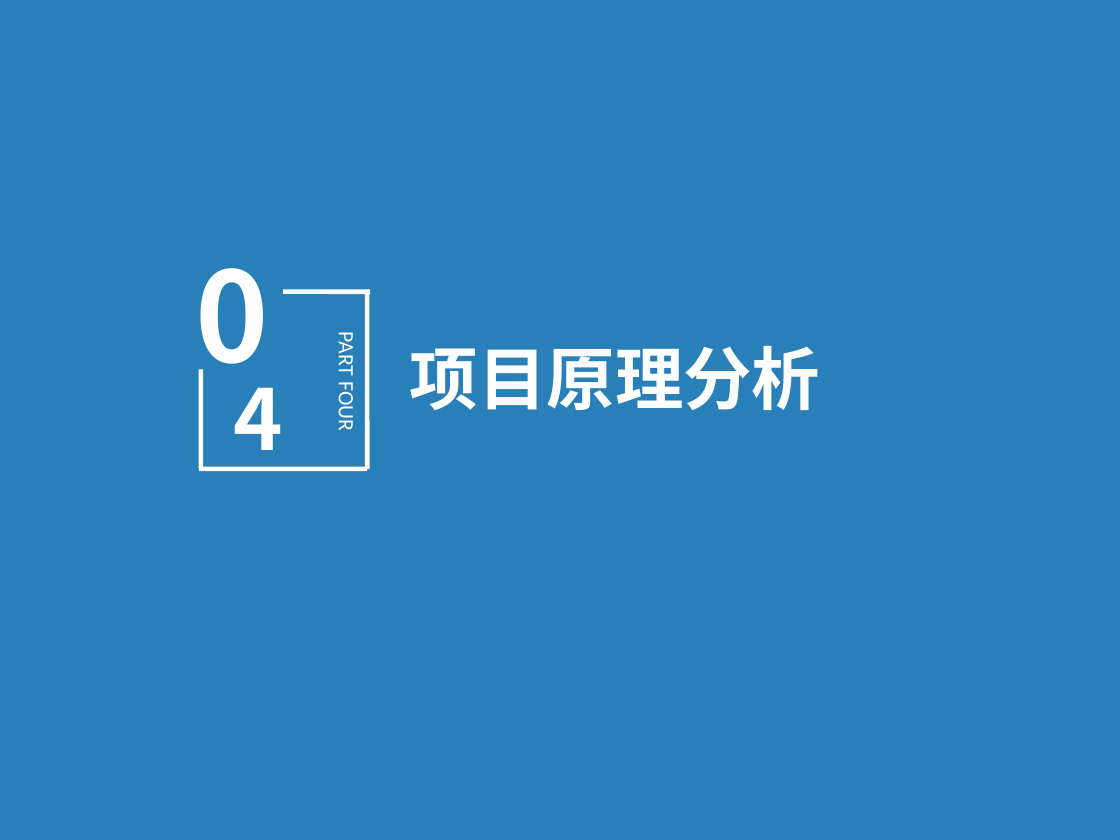
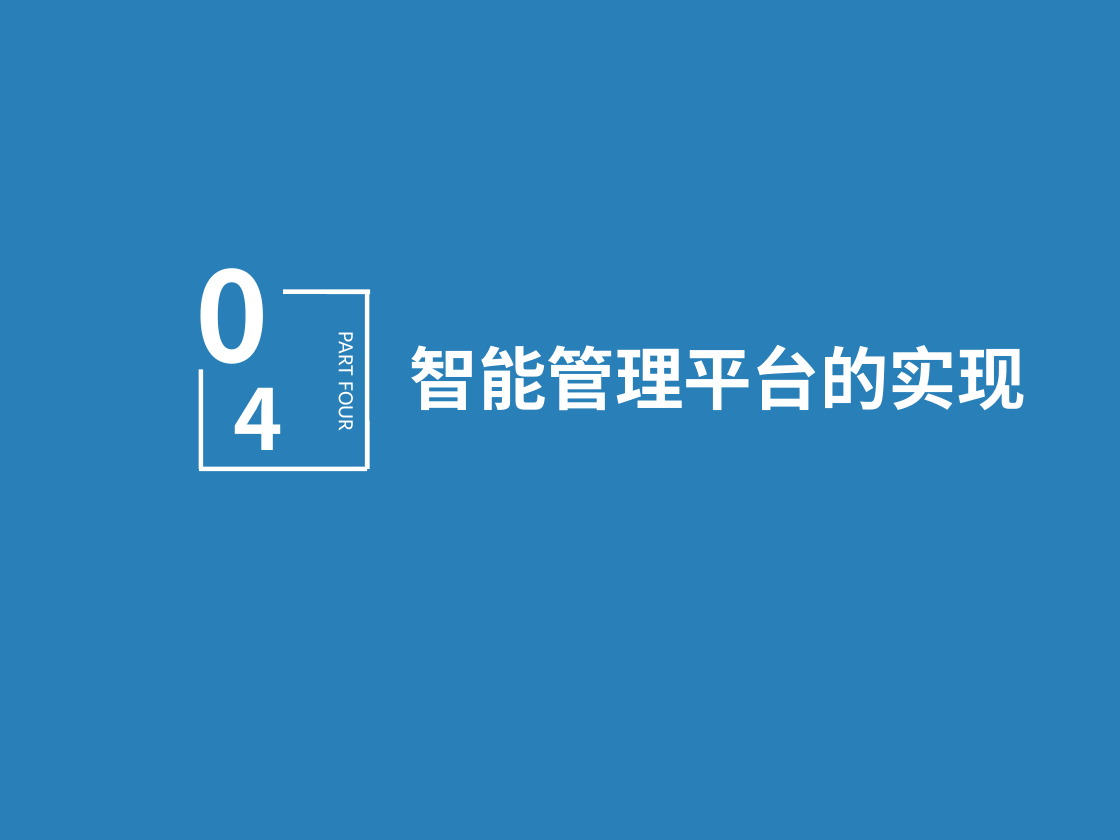
Before and after one commit to ky4910/KimThesis, a slide deck: slide 16 of 答辩_0610_JY.ppt. Drawn at 1120x840 pixels with LibreOffice and Linux fonts; fonts in the diff are those of the drawing; background and template pictures are left out; a plain dark background stands for a picture behind light text. Boxes give left, top, right and bottom in pixels: in the first picture for what was removed or moved away, otherwise in the second. Text is boxed around its words. In the diff, an @@ line names an element or a change of style, - is before the commit and + after.

```diff
--- a/答辩_0610_JY.ppt
+++ b/答辩_0610_JY.ppt
@@ text removed at (410,346,821,410) @@
-项目原理分析
@@ text added at (410,345,1026,411), 44 pt, text #FFFFFF, bold @@
+智能管理平台的实现
```
Also in this commit, not shown: 5 other slides changed, 20 slides added, 13 slides removed, 1 other file.
